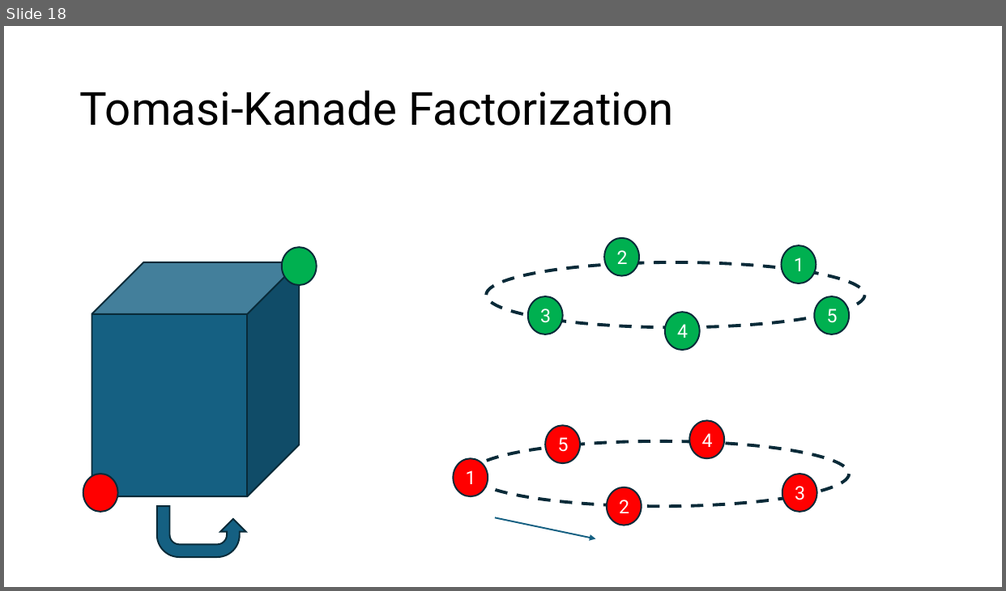
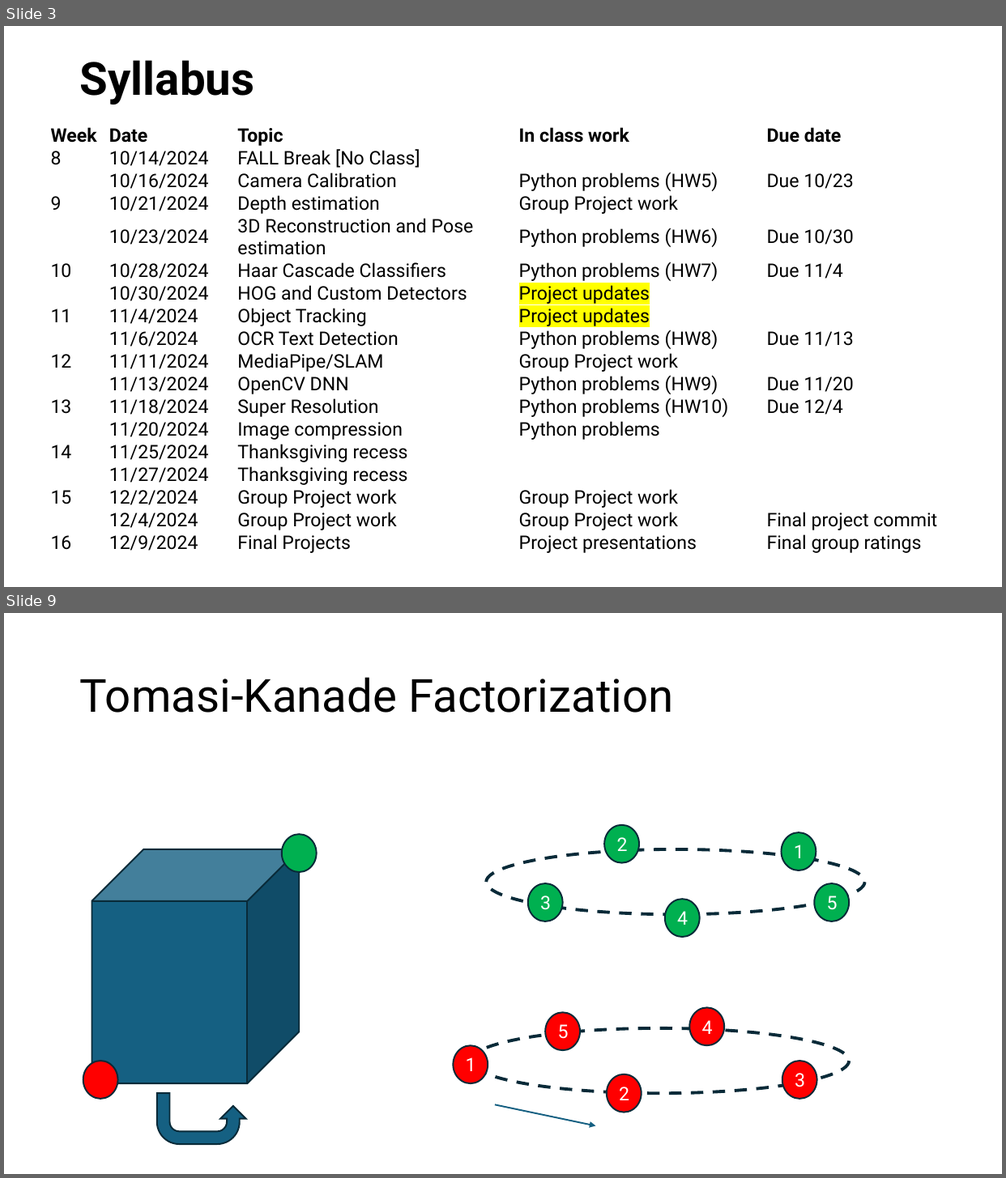
Before and after one commit to SSOE-ECE1390/LecturePowerPoints, a slide deck: ECE1390_Lecture15.pptx. Shown one above the other, each under a label of ours: slide 18 before the commit, slides 3 and 9 after it; the slides between them are not shown. The pictures are 1006x591 and 1006x1178 pixels, drawn with LibreOffice and Linux fonts; fonts in the diff are those of the drawing. Boxes give left, top, right and bottom in pixels: in the first picture for what was removed or moved away, otherwise in the second. Text is boxed around its words. In the diff, an @@ line names an element or a change of style, - is before the commit and + after.

```diff
--- a/ECE1390_Lecture15.pptx
+++ b/ECE1390_Lecture15.pptx
@@ slide 3 added at bbox=[4, 26, 1002, 587], background #FFFFFF @@
@@ title added at bbox=[80, 60, 255, 105], 44 pt, text #000000, bold @@
+Syllabus
@@ table added at bbox=[50, 125, 957, 565], 18 rows, 5 columns @@
+Week | Date | Topic | In class work | Due date
+8 | 10/14/2024 | FALL Break [No Class] |  | 
+ | 10/16/2024 | Camera Calibration | Python problems (HW5) | Due 10/23
+9 | 10/21/2024 | Depth estimation | Group Project work | 
+ | 10/23/2024 | 3D Reconstruction and Pose estimation | Python problems (HW6) | Due 10/30
+10 | 10/28/2024 | Haar Cascade Classifiers | Python problems (HW7) | Due 11/4
+ | 10/30/2024 | HOG and Custom Detectors | Project updates | 
+11 | 11/4/2024 | Object Tracking | Project updates | 
+ | 11/6/2024 | OCR Text Detection | Python problems (HW8) | Due 11/13
+12 | 11/11/2024 | MediaPipe/SLAM | Group Project work | 
+ | 11/13/2024 | OpenCV DNN | Python problems (HW9) | Due 11/20
+13 | 11/18/2024 | Super Resolution | Python problems (HW10) | Due 12/4
+ | 11/20/2024 | Image compression | Python problems | 
+14 | 11/25/2024 | Thanksgiving recess |  | 
+ | 11/27/2024 | Thanksgiving recess |  | 
+15 | 12/2/2024 | Group Project work | Group Project work | 
+ | 12/4/2024 | Group Project work | Group Project work | Final project commit
+16 | 12/9/2024 | Final Projects | Project presentations | Final group ratings
@@ what was slide 18 is now slide 9 @@
```
Also in this commit, not shown: 4 slides changed, 28 other slides added, 31 slides removed, 1 other file.
